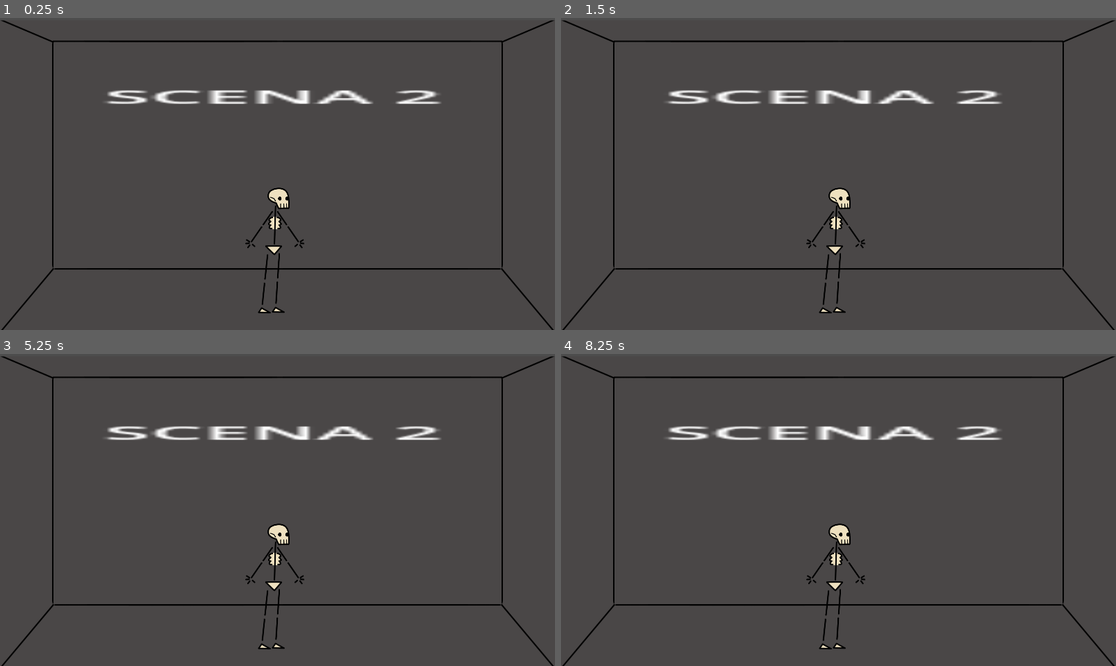
Above: before the commit, frames 1-4 (two rows, left to right).
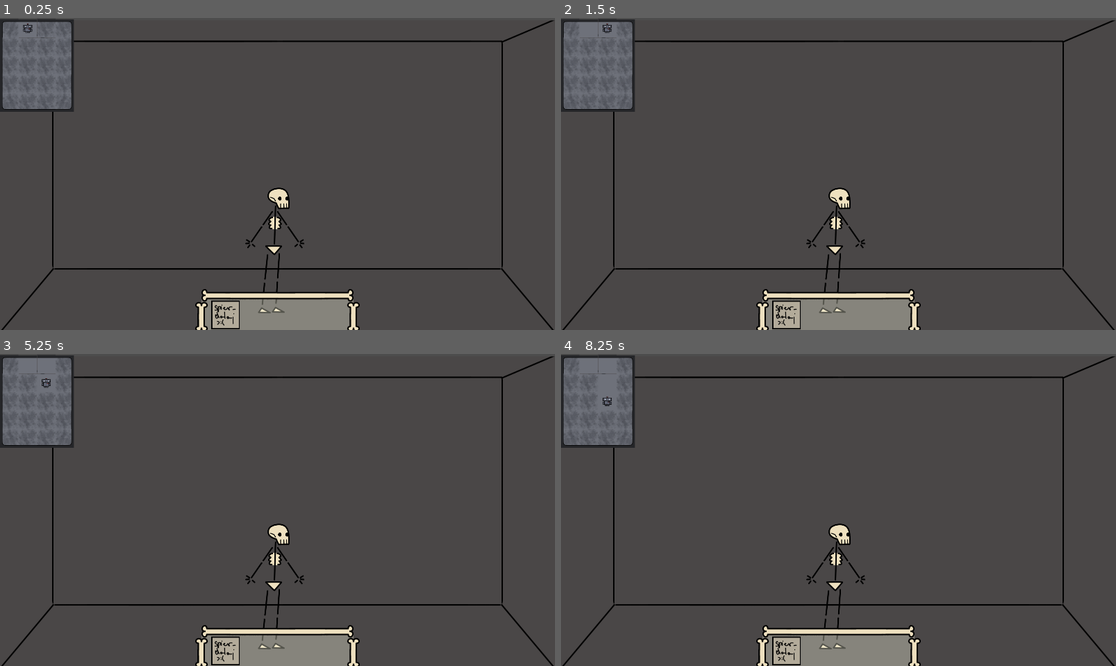
Above: after the commit, the same moments.

Repository: SonSku/CriticalFailureOr1Place
Game: Godot game, scene res://Scenes/room2.tscn
Two runs of this game, one before a commit and one after it. Both use one fixed random seed, a clock stepped at 60 frames per second and the inputs below. This scene is started directly instead of the project's main scene. The engine's default icon, where the game draws it, is replaced by a stand-in: a white triangle on a blue panel in a dark square.
Inputs (mouse positions are in pixels of both pictures, inside the frame that each line leads up to):
- Up to frame 1 (0.25 s): no input
- Up to frame 2 (1.5 s): tap Enter at 0.5 s; move the mouse to (960, 158) at 0.52 s; hold D (move_right) 0.53-1.25 s; click (960, 158) at 0.6 s; tap Space at 1.25 s; drag from (727, 189) to (588, 242) at 1.27 s
- Up to frame 3 (5.25 s): tap Enter at 2, 3.5 s; move the mouse to (333, 441) at 2.02 s; hold D (move_right) 2.03-2.75 s; click (333, 441) at 2.1 s; tap Space at 2.75, 4.25 s; drag from (249, 572) to (527, 581) at 2.77 s; move the mouse to (444, 556) at 3.52 s; hold A (move_left) 3.53-4.25 s; click (444, 556) at 3.6 s; drag from (111, 463) to (194, 432) at 4.27 s; move the mouse to (305, 510) at 5.02 s; hold S (move_down) from 5.03 s (still down); click (305, 510) at 5.1 s
- Up to frame 4 (8.25 s): release S (move_down) at 5.75 s; drag from (755, 432) to (588, 578) at 5.77 s; move the mouse to (960, 494) at 6.52 s; hold W (move_up) 6.53-7.25 s; click (960, 494) at 6.6 s; drag from (727, 525) to (1088, 581) at 7.27 s; move the mouse to (894, 441) at 8.02 s; hold S (move_down) from 8.03 s (still down); click (894, 441) at 8.1 s

The runs differ from the first frame. In frame 1, 8.6% of the frame differs, in the area x 0-80%, y 0-100%; in frame 2, 8.6%; in frame 3, 8.6%; in frame 4, 8.6%.

Commit message:
fixed minigame

Diff:
--- a/placeholder/Scenes/one_line_puzzle.tscn
+++ b/placeholder/Scenes/one_line_puzzle.tscn
@@ -1,9 +1,14 @@
-[gd_scene load_steps=7 format=3 uid="uid://4gfwhd0oqjeu"]
-
-[ext_resource type="Texture2D" uid="uid://hbjclxxwy6p1" path="res://Assets/grey.png" id="1_hqmvy"]
+[gd_scene load_steps=12 format=3 uid="uid://4gfwhd0oqjeu"]
+
 [ext_resource type="Script" path="res://Scripts/one_line_puzzle.gd" id="1_mi0xr"]
-[ext_resource type="Texture2D" uid="uid://ffsv4d84blch" path="res://Assets/red.png" id="2_gd6ok"]
 [ext_resource type="Script" path="res://Scripts/robot.gd" id="2_q7uow"]
+[ext_resource type="Texture2D" uid="uid://m88ueid2886t" path="res://Assets/dirty_tile_corner.png" id="2_qmuta"]
+[ext_resource type="Texture2D" uid="uid://cchdnc815lui6" path="res://Assets/dirty_tile_T.png" id="3_rxg3g"]
+[ext_resource type="Texture2D" uid="uid://domtykjt8s8h3" path="res://Assets/dirty_tile_L.png" id="4_1aw4o"]
+[ext_resource type="Texture2D" uid="uid://cacgvwd0qn0e6" path="res://Assets/dirty_tile_C.png" id="5_22oyf"]
+[ext_resource type="Texture2D" uid="uid://bihn8sqrmffwp" path="res://Assets/dirty_tile_R.png" id="6_e64ig"]
+[ext_resource type="Texture2D" uid="uid://dd6dhfmgiel41" path="res://Assets/robot.png" id="7_8kjpa"]
+[ext_resource type="Texture2D" uid="uid://bvvhjqtpafvkf" path="res://Assets/dirty_tile_B.png" id="7_8tkgd"]
 
 [sub_resource type="RectangleShape2D" id="RectangleShape2D_i0l43"]
 size = Vector2(64, 64)
@@ -22,8 +27,9 @@
 
 [node name="Sprite2D" type="Sprite2D" parent="00"]
 position = Vector2(32, 32)
-scale = Vector2(0.176803, 0.185922)
-texture = ExtResource("1_hqmvy")
+scale = Vector2(0.532971, 0.532573)
+texture = ExtResource("2_qmuta")
+flip_h = true
 
 [node name="01" type="Area2D" parent="."]
 position = Vector2(64, 0)
@@ -34,8 +40,8 @@
 
 [node name="Sprite2D" type="Sprite2D" parent="01"]
 position = Vector2(32, 32)
-scale = Vector2(0.176803, 0.185922)
-texture = ExtResource("1_hqmvy")
+scale = Vector2(0.530409, 0.528725)
+texture = ExtResource("3_rxg3g")
 
 [node name="02" type="Area2D" parent="."]
 position = Vector2(128, 0)
@@ -46,8 +52,8 @@
 
 [node name="Sprite2D" type="Sprite2D" parent="02"]
 position = Vector2(32, 32)
-scale = Vector2(0.176803, 0.185922)
-texture = ExtResource("1_hqmvy")
+scale = Vector2(0.530358, 0.53028)
+texture = ExtResource("3_rxg3g")
 
 [node name="03" type="Area2D" parent="."]
 position = Vector2(192, 0)
@@ -58,8 +64,8 @@
 
 [node name="Sprite2D" type="Sprite2D" parent="03"]
 position = Vector2(32, 32)
-scale = Vector2(0.176803, 0.185922)
-texture = ExtResource("1_hqmvy")
+scale = Vector2(0.532579, 0.527667)
+texture = ExtResource("2_qmuta")
 
 [node name="10" type="Area2D" parent="."]
 position = Vector2(0, 64)
@@ -70,8 +76,8 @@
 
 [node name="Sprite2D" type="Sprite2D" parent="10"]
 position = Vector2(32, 32)
-scale = Vector2(0.176803, 0.185922)
-texture = ExtResource("1_hqmvy")
+scale = Vector2(0.541731, 0.537382)
+texture = ExtResource("4_1aw4o")
 
 [node name="11" type="Area2D" parent="."]
 position = Vector2(64, 64)
@@ -82,8 +88,8 @@
 
 [node name="Sprite2D" type="Sprite2D" parent="11"]
 position = Vector2(32, 32)
-scale = Vector2(0.176803, 0.185922)
-texture = ExtResource("1_hqmvy")
+scale = Vector2(0.531554, 0.533078)
+texture = ExtResource("5_22oyf")
 
 [node name="12" type="Area2D" parent="."]
 position = Vector2(128, 64)
@@ -94,8 +100,8 @@
 
 [node name="Sprite2D" type="Sprite2D" parent="12"]
 position = Vector2(32, 32)
-scale = Vector2(0.176803, 0.185922)
-texture = ExtResource("1_hqmvy")
+scale = Vector2(0.530439, 0.531516)
+texture = ExtResource("5_22oyf")
 
 [node name="13" type="Area2D" parent="."]
 position = Vector2(192, 64)
@@ -106,8 +112,8 @@
 
 [node name="Sprite2D" type="Sprite2D" parent="13"]
 position = Vector2(32, 32)
-scale = Vector2(0.176803, 0.185922)
-texture = ExtResource("1_hqmvy")
+scale = Vector2(0.533488, 0.54043)
+texture = ExtResource("6_e64ig")
 
 [node name="20" type="Area2D" parent="."]
 position = Vector2(0, 128)
@@ -118,8 +124,8 @@
 
 [node name="Sprite2D" type="Sprite2D" parent="20"]
 position = Vector2(32, 32)
-scale = Vector2(0.176803, 0.185922)
-texture = ExtResource("1_hqmvy")
+scale = Vector2(0.547849, 0.528501)
+texture = ExtResource("4_1aw4o")
 
 [node name="21" type="Area2D" parent="."]
 position = Vector2(64, 128)
@@ -130,8 +136,8 @@
 
 [node name="Sprite2D" type="Sprite2D" parent="21"]
 position = Vector2(32, 32)
-scale = Vector2(0.176803, 0.185922)
-texture = ExtResource("1_hqmvy")
+scale = Vector2(0.527582, 0.528501)
+texture = ExtResource("5_22oyf")
 
 [node name="22" type="Area2D" parent="."]
 position = Vector2(128, 128)
@@ -142,8 +148,8 @@
 
 [node name="Sprite2D" type="Sprite2D" parent="22"]
 position = Vector2(32, 32)
-scale = Vector2(0.176803, 0.185922)
-texture = ExtResource("1_hqmvy")
+scale = Vector2(0.541775, 0.538038)
+texture = ExtResource("5_22oyf")
 
 [node name="23" type="Area2D" parent="."]
 position = Vector2(192, 128)
@@ -154,8 +160,8 @@
 
 [node name="Sprite2D" type="Sprite2D" parent="23"]
 position = Vector2(32, 32)
-scale = Vector2(0.176803, 0.185922)
-texture = ExtResource("1_hqmvy")
+scale = Vector2(0.533212, 0.536965)
+texture = ExtResource("6_e64ig")
 
 [node name="30" type="Area2D" parent="."]
 position = Vector2(0, 192)
@@ -166,8 +172,8 @@
 
 [node name="Sprite2D" type="Sprite2D" parent="30"]
 position = Vector2(32, 32)
-scale = Vector2(0.176803, 0.185922)
-texture = ExtResource("1_hqmvy")
+scale = Vector2(0.542391, 0.534518)
+texture = ExtResource("4_1aw4o")
 
 [node name="31" type="Area2D" parent="."]
 position = Vector2(64, 192)
@@ -178,8 +184,8 @@
 
 [node name="Sprite2D" type="Sprite2D" parent="31"]
 position = Vector2(32, 32)
-scale = Vector2(0.176803, 0.185922)
-texture = ExtResource("1_hqmvy")
+scale = Vector2(0.54474, 0.531637)
+texture = ExtResource("5_22oyf")
 
 [node name="32" type="Area2D" parent="."]
 position = Vector2(128, 192)
@@ -190,8 +196,8 @@
 
 [node name="Sprite2D" type="Sprite2D" parent="32"]
 position = Vector2(32, 32)
-scale = Vector2(0.176803, 0.185922)
-texture = ExtResource("1_hqmvy")
+scale = Vector2(0.531819, 0.535778)
+texture = ExtResource("5_22oyf")
 
 [node name="33" type="Area2D" parent="."]
 position = Vector2(192, 192)
@@ -202,8 +208,8 @@
 
 [node name="Sprite2D" type="Sprite2D" parent="33"]
 position = Vector2(32, 32)
-scale = Vector2(0.176803, 0.185922)
-texture = ExtResource("1_hqmvy")
+scale = Vector2(0.528035, 0.53238)
+texture = ExtResource("6_e64ig")
 
 [node name="40" type="Area2D" parent="."]
 position = Vector2(0, 256)
@@ -214,8 +220,10 @@
 
 [node name="Sprite2D" type="Sprite2D" parent="40"]
 position = Vector2(32, 32)
-scale = Vector2(0.176803, 0.185922)
-texture = ExtResource("1_hqmvy")
+scale = Vector2(0.540824, 0.536032)
+texture = ExtResource("2_qmuta")
+flip_h = true
+flip_v = true
 
 [node name="41" type="Area2D" parent="."]
 position = Vector2(64, 256)
@@ -226,8 +234,8 @@
 
 [node name="Sprite2D" type="Sprite2D" parent="41"]
 position = Vector2(32, 32)
-scale = Vector2(0.176803, 0.185922)
-texture = ExtResource("1_hqmvy")
+scale = Vector2(0.534183, 0.533943)
+texture = ExtResource("7_8tkgd")
 
 [node name="42" type="Area2D" parent="."]
 position = Vector2(128, 256)
@@ -238,8 +246,8 @@
 
 [node name="Sprite2D" type="Sprite2D" parent="42"]
 position = Vector2(32, 32)
-scale = Vector2(0.176803, 0.185922)
-texture = ExtResource("1_hqmvy")
+scale = Vector2(0.547309, 0.538346)
+texture = ExtResource("7_8tkgd")
 
 [node name="43" type="Area2D" parent="."]
 position = Vector2(192, 256)
@@ -250,8 +258,9 @@
 
 [node name="Sprite2D" type="Sprite2D" parent="43"]
 position = Vector2(32, 32)
-scale = Vector2(0.176803, 0.185922)
-texture = ExtResource("1_hqmvy")
+scale = Vector2(0.532926, 0.533615)
+texture = ExtResource("2_qmuta")
+flip_v = true
 
 [node name="robot" type="CharacterBody2D" parent="."]
 script = ExtResource("2_q7uow")
@@ -259,8 +268,8 @@
 [node name="Red" type="Sprite2D" parent="robot"]
 z_index = 2
 position = Vector2(96, 32)
-scale = Vector2(0.180723, 0.175676)
-texture = ExtResource("2_gd6ok")
+scale = Vector2(0.393924, 0.284919)
+texture = ExtResource("7_8kjpa")
 
 [node name="CollisionShape2D" type="CollisionShape2D" parent="robot"]
 position = Vector2(96, 32)
--- a/placeholder/Scenes/room.tscn
+++ b/placeholder/Scenes/room.tscn
@@ -1,8 +1,9 @@
-[gd_scene load_steps=7 format=3 uid="uid://d1s1ssaxa6wlb"]
+[gd_scene load_steps=8 format=3 uid="uid://d1s1ssaxa6wlb"]
 
 [ext_resource type="Script" path="res://Scripts/room.gd" id="1_uydfx"]
 [ext_resource type="Texture2D" uid="uid://cs4rrxu10pbjo" path="res://Assets/scene_placeholder.png" id="2_7jny7"]
 [ext_resource type="PackedScene" uid="uid://ck6wme2v28727" path="res://Scenes/skeleton.tscn" id="3_m0hga"]
+[ext_resource type="PackedScene" uid="uid://blwrh6u27h1jv" path="res://Scenes/ui/equipment.tscn" id="4_aow0x"]
 
 [sub_resource type="RectangleShape2D" id="RectangleShape2D_03eg7"]
 size = Vector2(197, 489)
@@ -54,5 +55,10 @@
 scale = Vector2(15.7626, 5.22961)
 text = "SCENA 1"
 
+[node name="CanvasGroup" type="CanvasGroup" parent="."]
+
+[node name="Equipment" parent="CanvasGroup" instance=ExtResource("4_aow0x")]
+position = Vector2(960, 1008)
+
 [connection signal="body_entered" from="LeftDoor" to="." method="_on_left_door_body_entered"]
 [connection signal="body_entered" from="RightDoor" to="." method="_on_right_door_body_entered"]
--- a/placeholder/Scenes/room2.tscn
+++ b/placeholder/Scenes/room2.tscn
@@ -1,8 +1,10 @@
-[gd_scene load_steps=7 format=3 uid="uid://ccxrbova5m64h"]
+[gd_scene load_steps=9 format=3 uid="uid://ccxrbova5m64h"]
 
 [ext_resource type="Script" path="res://Scripts/room.gd" id="1_h062d"]
 [ext_resource type="Texture2D" uid="uid://cs4rrxu10pbjo" path="res://Assets/scene_placeholder.png" id="2_s471v"]
 [ext_resource type="PackedScene" uid="uid://ck6wme2v28727" path="res://Scenes/skeleton.tscn" id="3_btc07"]
+[ext_resource type="PackedScene" uid="uid://blwrh6u27h1jv" path="res://Scenes/ui/equipment.tscn" id="4_i53fy"]
+[ext_resource type="PackedScene" uid="uid://4gfwhd0oqjeu" path="res://Scenes/one_line_puzzle.tscn" id="5_lxq52"]
 
 [sub_resource type="RectangleShape2D" id="RectangleShape2D_03eg7"]
 size = Vector2(197, 489)
@@ -46,13 +48,12 @@
 [node name="Camera2D" type="Camera2D" parent="."]
 position = Vector2(960, 536)
 
-[node name="Label" type="Label" parent="."]
-offset_left = 360.0
-offset_top = 224.0
-offset_right = 425.0
-offset_bottom = 247.0
-scale = Vector2(18.1325, 3.82042)
-text = "SCENA 2"
+[node name="CanvasGroup" type="CanvasGroup" parent="."]
+
+[node name="Equipment" parent="CanvasGroup" instance=ExtResource("4_i53fy")]
+position = Vector2(960, 1008)
+
+[node name="one_line_puzzle" parent="." instance=ExtResource("5_lxq52")]
 
 [connection signal="body_entered" from="LeftDoor" to="." method="_on_left_door_body_entered"]
 [connection signal="body_entered" from="RightDoor" to="." method="_on_right_door_body_entered"]
--- a/placeholder/Scripts/one_line_puzzle.gd
+++ b/placeholder/Scripts/one_line_puzzle.gd
@@ -24,13 +24,25 @@
 	robot_y = int(ids[0])
 	if tablica_2d[int(ids[1])][int(ids[0])] == 0:
 		tablica_2d[int(ids[1])][int(ids[0])] = 1
-	var new_texture = preload("res://Assets/green.png")
-	pole.get_node("Sprite2D").texture = new_texture
+	if robot_x == 0:
+		var new_texture = preload("res://Assets/clean_tile_L.png")
+		pole.get_node("Sprite2D").texture = new_texture
+	elif robot_x == 3:
+		var new_texture = preload("res://Assets/clean_tile_R.png")
+		pole.get_node("Sprite2D").texture = new_texture
+	if robot_y == 0:
+		var new_texture = preload("res://Assets/clean_tile_T.png")
+		pole.get_node("Sprite2D").texture = new_texture
+	elif robot_y == 4:
+		var new_texture = preload("res://Assets/clean_tile_B.png")
+		pole.get_node("Sprite2D").texture = new_texture
+	if robot_x > 0 and robot_x < 3 and robot_y > 0 and robot_y < 4:
+		var new_texture = preload("res://Assets/clean_tile_C.png")
+		pole.get_node("Sprite2D").texture = new_texture
 	if tablica_2d[int(ids[1])][int(ids[0])] == 2 and field_counter == 14:
 		print("YOU WON")
 	elif tablica_2d[int(ids[1])][int(ids[0])] != 2 and field_counter == 14:
 		print("HAHA YOU LOST!")
 
-# Called every frame. 'delta' is the elapsed time since the previous frame.
 func _process(delta: float) -> void:
 	pass
--- a/placeholder/Scripts/robot.gd
+++ b/placeholder/Scripts/robot.gd
@@ -5,11 +5,9 @@
 const SPEED = 300.0
 const JUMP_VELOCITY = -400.0
 
-# Called when the node enters the scene tree for the first time.
 func _ready() -> void:
 	pass
 
-# Called every frame. 'delta' is the elapsed time since the previous frame.
 func _process(delta: float) -> void:
 	pass
 
@@ -35,8 +33,6 @@
 			if get_parent().tablica_2d[temp_x_pos][get_parent().robot_y] == 0 or get_parent().tablica_2d[temp_x_pos][get_parent().robot_y] == 2:
 				robot.position.x += 64
 
-
-
 func _on_area_2d_body_entered(body: Node2D) -> void:
 	print(body)
 	print("SIEMA")
--- a/placeholder/project.godot
+++ b/placeholder/project.godot
@@ -25,6 +25,7 @@
 
 window/size/viewport_width=1920
 window/size/viewport_height=1080
+window/size/borderless=true
 
 [input]
 
@@ -48,6 +49,11 @@
 "events": [Object(InputEventKey,"resource_local_to_scene":false,"resource_name":"","device":-1,"window_id":0,"alt_press …(192 unchanged characters)…
 ]
 }
+left_mouse_button_click={
+"deadzone": 0.5,
+"events": [Object(InputEventMouseButton,"resource_local_to_scene":false,"resource_name":"","device":-1,"window_id":0,"alt_pressed":false,"shift_pressed":false,"ctrl_pressed":false,"meta_pressed":false,"button_mask":1,"position":Vector2(70, 7),"global_position":Vector2(79, 53),"factor":1.0,"button_index":1,"canceled":false,"pressed":true,"double_click":false,"script":null)
+]
+}
 
 [rendering]
 
Binary file added: placeholder/Assets/Fonts/Selangka.ttf
Not shown: 1 places in placeholder/Scenes/TestInventoryScene.tscn that only renumber resources
